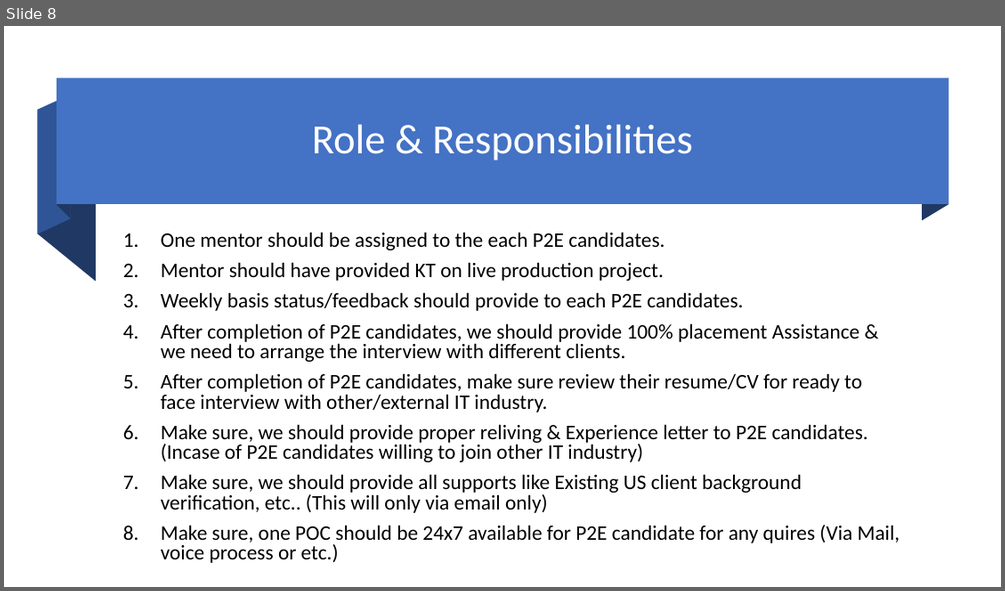
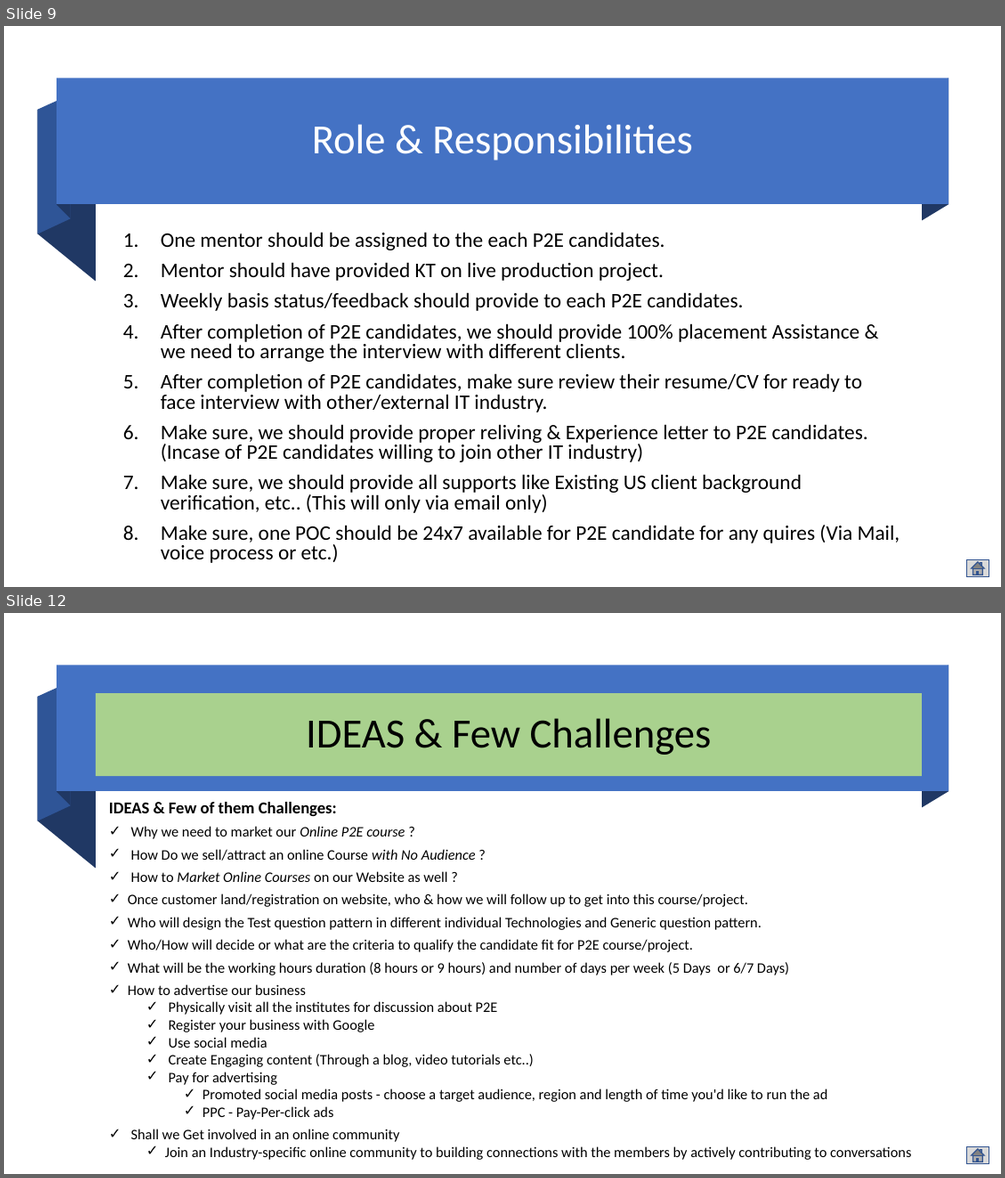
Before and after one commit to mjanwar/document, a slide deck: eTechlogix-Academic-Professional-Training-Plan.pptx. Shown one above the other, each under a label of ours: slide 8 before the commit, slides 9 and 12 after it; the slides between them are not shown. The pictures are 1005x591 and 1005x1178 pixels, drawn with LibreOffice and Linux fonts; fonts in the diff are those of the drawing. Boxes give left, top, right and bottom in pixels: in the first picture for what was removed or moved away, otherwise in the second. Text is boxed around its words. In the diff, an @@ line names an element or a change of style, - is before the commit and + after.

```diff
--- a/eTechlogix-Academic-Professional-Training-Plan.pptx
+++ b/eTechlogix-Academic-Professional-Training-Plan.pptx
@@ slide 12 added at bbox=[4, 613, 1001, 1174], background #FFFFFF @@
@@ rectangle added at bbox=[57, 666, 948, 792], fill #4472C4 @@
@@ freeform shape added at bbox=[57, 666, 71, 805], fill #203864 @@
@@ freeform shape added at bbox=[922, 666, 948, 808], fill #203864 @@
@@ freeform shape added at bbox=[38, 682, 71, 821], fill #2F5597 @@
@@ freeform shape added at bbox=[38, 697, 96, 868], fill #203864 @@
@@ title added at bbox=[96, 693, 922, 776], fill #A9D18E, 40 pt, text #000000 @@
+IDEAS & Few Challenges
@@ text added at bbox=[128, 802, 911, 1159], 14 pt, text #000000 @@
+IDEAS & Few of them Challenges:
+✓ Why we need to market our Online P2E course ?
+✓ How Do we sell/attract an online Course with No Audience ?
+✓ How to Market Online Courses on our Website as well ?
+✓ Once customer land/registration on website, who & how we will follow up to get into this course/project.
+✓ Who will design the Test question pattern in different individual Technologies and Generic question pattern.
+✓ Who/How will decide or what are the criteria to qualify the candidate fit for P2E course/project.
+✓ What will be the working hours duration (8 hours or 9 hours) and number of days per week (5 Days or 6/7 Days)
+✓ How to advertise our business
+  ✓ Physically visit all the institutes for discussion about P2E
+  ✓ Register your business with Google
+  ✓ Use social media
+  ✓ Create Engaging content (Through a blog, video tutorials etc..)
+  ✓ Pay for advertising
+    ✓ Promoted social media posts - choose a target audience, region and length of time you'd like to run the ad
+    ✓ PPC - Pay-Per-click ads
+✓ Shall we Get involved in an online community
+  ✓ Join an Industry-specific online community to building connections with the members by actively contributing to conversations
@@ action button home added at bbox=[967, 1147, 989, 1164], fill #D9D9D9, outline #325491 1 pt @@
@@ what was slide 8 is now slide 9 @@
@@ slide 9 changed as well @@
@@ action button home added at bbox=[967, 560, 989, 577], fill #D9D9D9, outline #325491 1 pt @@
```
Also in this commit, not shown: 9 other slides changed, 10 other slides added.
